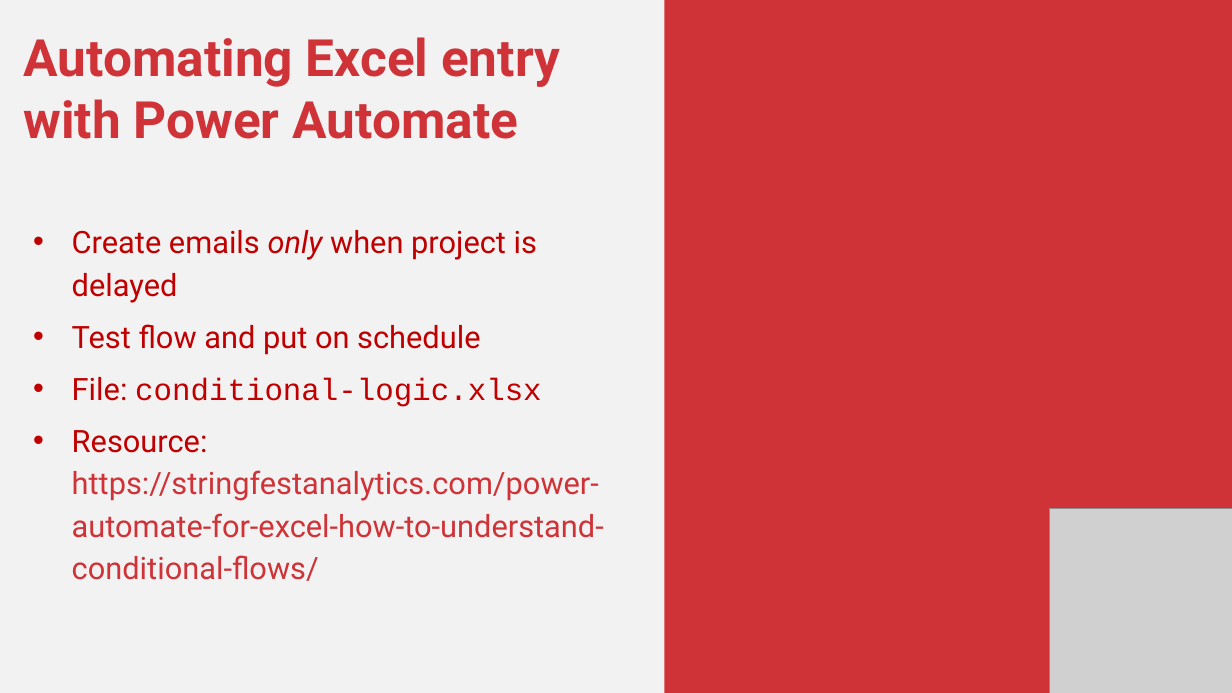
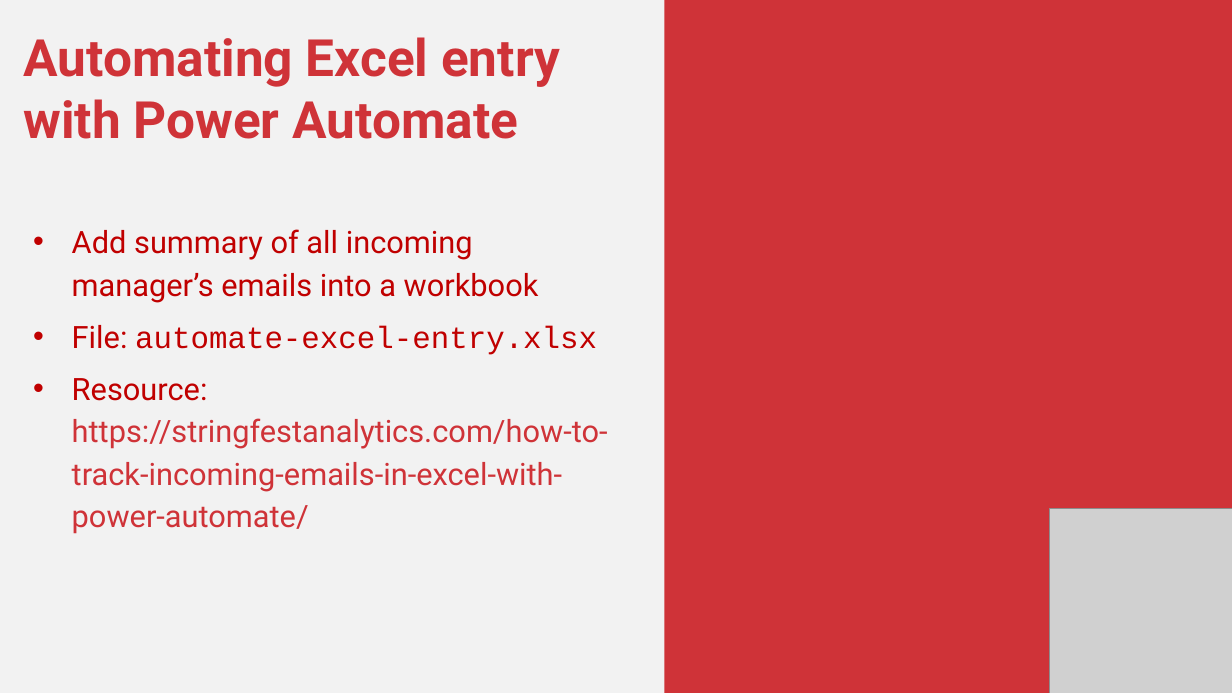
Before and after one commit to stringfestdata/power-automate-for-excel-masterclass, a slide deck: slide 12 of power-automate-for-excel-masterclass.pptx. Drawn at 1232x693 pixels with LibreOffice and Linux fonts; fonts in the diff are those of the drawing; grey boxes stand for pictures. Boxes give left, top, right and bottom in pixels: in the first picture for what was removed or moved away, otherwise in the second. Text is boxed around its words. In the diff, an @@ line names an element or a change of style, - is before the commit and + after.

```diff
--- a/power-automate-for-excel-masterclass.pptx
+++ b/power-automate-for-excel-masterclass.pptx
@@ text at (72, 229, 608, 534): text changed @@
-• Create emails only when project is delayed
-• Test flow and put on schedule
-• File: conditional-logic.xlsx
-• Resource: https://stringfestanalytics.com/power-automate-for-excel-how-to-understand-conditional-flows/
+• Add summary of all incoming manager’s emails into a workbook
+• File: automate-excel-entry.xlsx
+• Resource: https://stringfestanalytics.com/how-to-track-incoming-emails-in-excel-with-power-automate/
```
Also in this commit, not shown: 6 other slides changed, 3 slides added, 8 slides removed, 7 other files.
